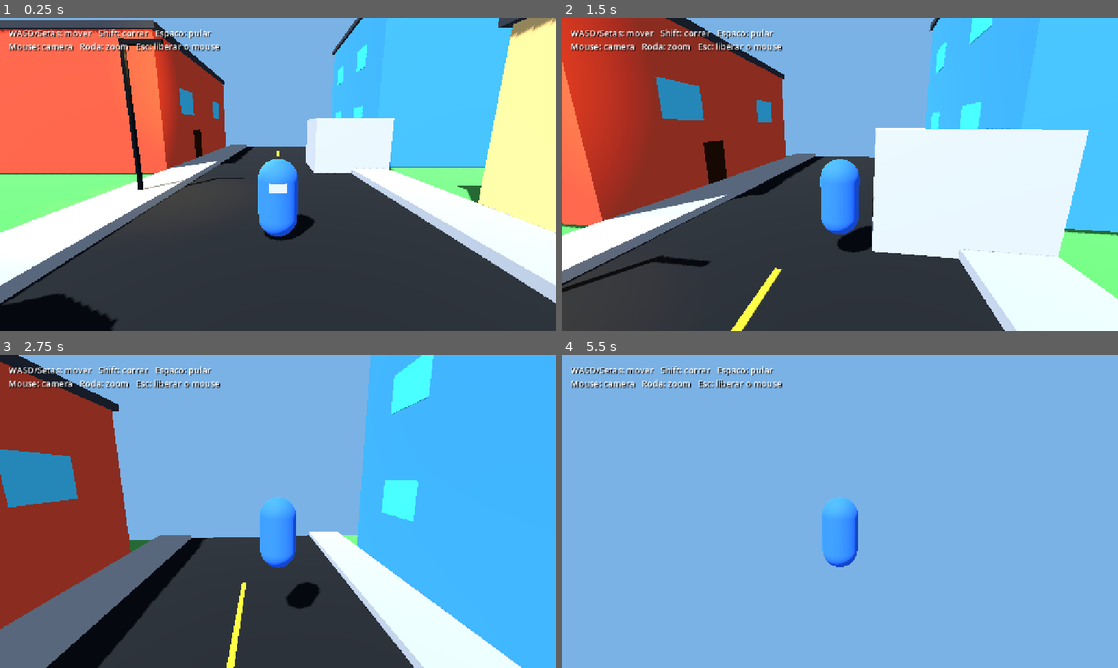
Above: before the commit, frames 1-4 (two rows, left to right).
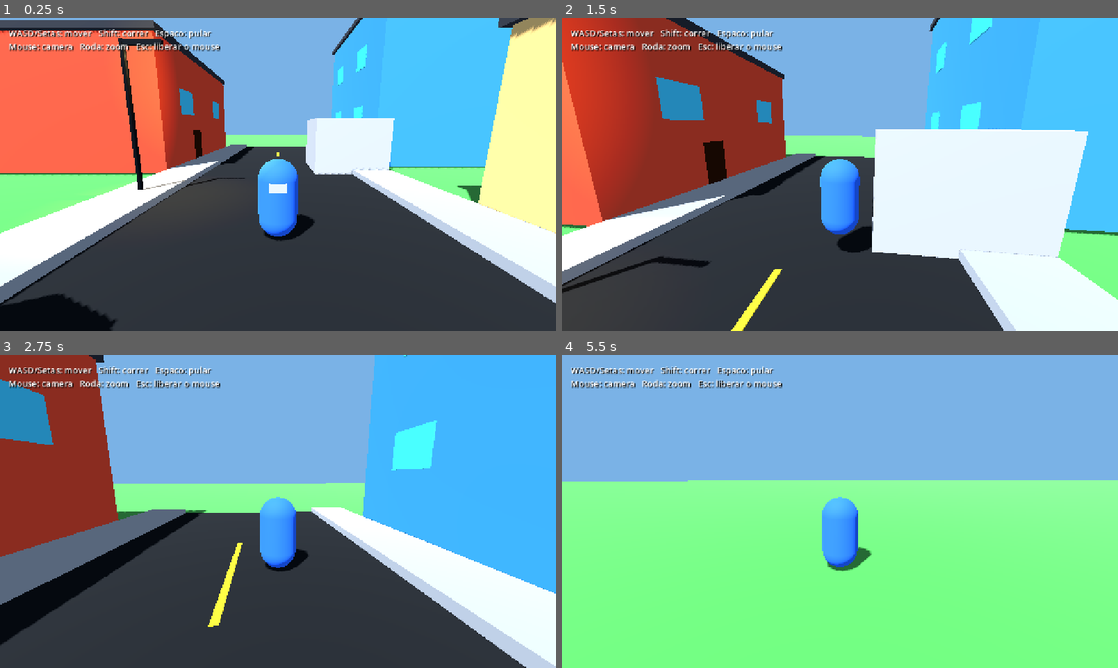
Above: after the commit, the same moments.

Repository: Rafium-MS/malandragem
Game: Godot game, scene res://scenes/main.tscn
The game is run twice, just before and just after one commit, with the same random seed, the same clock (stepped at 60 frames per second) and the same inputs.
Inputs (mouse positions are in pixels of both pictures, inside the frame that each line leads up to):
- Up to frame 1 (0.25 s): no input
- Up to frame 2 (1.5 s): tap Enter at 0.5 s; move the mouse to (867, 174) at 0.52 s; hold Shift (sprint) 0.53-1.28 s; hold W (move_forward) from 0.53 s (still down); tap Space (jump) at 0.77 s; move the mouse to (812, 174) at 1.27 s; tap Shift (sprint) at 1.35 s
- Up to frame 3 (2.75 s): keep holding W (move_forward); tap Space (jump) at 1.52 s; move the mouse to (289, 505) at 2.02 s; hold Shift (sprint) from 2.03 s (still down)
- Up to frame 4 (5.5 s): keep holding W (move_forward); move the mouse to (834, 517) at 2.77 s; release Shift (sprint) at 2.78 s; tap Shift (sprint) at 2.85, 4.35 s; tap Space (jump) at 3.02, 3.77, 4.52 s; move the mouse to (878, 514) at 3.52 s; hold Shift (sprint) 3.53-4.28 s; move the mouse to (795, 508) at 4.27 s; move the mouse to (845, 511) at 5.02 s; hold Shift (sprint) from 5.03 s (still down)

The runs differ from the first frame. In frame 1, 1.1% of the frame differs, in the area x 0-100%, y 0-92%; in frame 2, 1.6%; in frame 3, 40%; in frame 4, 59%, in the area x 0-100%, y 40-100%.

Commit message:
feat: expandir cidade com cruzamento modular

Diff:
--- a/scenes/main.tscn
+++ b/scenes/main.tscn
@@ -1,7 +1,7 @@
 [gd_scene load_steps=9 format=3]
 
 [ext_resource type="PackedScene" path="res://scenes/player/player.tscn" id="1_player"]
-[ext_resource type="PackedScene" path="res://scenes/world/quarter_block.tscn" id="2_block"]
+[ext_resource type="PackedScene" path="res://scenes/world/city_map.tscn" id="2_city"]
 
 [sub_resource type="Environment" id="Environment_main"]
 background_mode = 1
@@ -12,10 +12,10 @@
 tonemap_mode = 2
 
 [sub_resource type="BoxShape3D" id="BoxShape_ground"]
-size = Vector3(40, 0.2, 40)
+size = Vector3(140, 0.2, 140)
 
 [sub_resource type="BoxMesh" id="BoxMesh_ground"]
-size = Vector3(40, 0.2, 40)
+size = Vector3(140, 0.2, 140)
 
 [sub_resource type="StandardMaterial3D" id="Material_ground"]
 albedo_color = Color(0.24, 0.5, 0.24, 1)
@@ -60,7 +60,7 @@
 [node name="Player" parent="." instance=ExtResource("1_player")]
 position = Vector3(0, 0.1, 4)
 
-[node name="QuarterBlock" parent="." instance=ExtResource("2_block")]
+[node name="CityMap" parent="." instance=ExtResource("2_city")]
 
 [node name="Instructions" type="Label" parent="."]
 offset_left = 20.0
--- /dev/null
+++ b/scenes/world/city_map.tscn
@@ -0,0 +1,23 @@
+[gd_scene load_steps=3 format=3]
+
+[ext_resource type="PackedScene" path="res://scenes/world/quarter_block.tscn" id="1_block"]
+[ext_resource type="PackedScene" path="res://scenes/world/intersection.tscn" id="2_intersection"]
+
+[node name="CityMap" type="Node3D"]
+
+[node name="SouthBlock" parent="." instance=ExtResource("1_block")]
+
+[node name="Intersection" parent="." instance=ExtResource("2_intersection")]
+position = Vector3(0, 0, 20)
+
+[node name="NorthBlock" parent="." instance=ExtResource("1_block")]
+position = Vector3(0, 0, 40)
+rotation_degrees = Vector3(0, 180, 0)
+
+[node name="WestBlock" parent="." instance=ExtResource("1_block")]
+position = Vector3(-40, 0, 20)
+rotation_degrees = Vector3(0, 90, 0)
+
+[node name="EastBlock" parent="." instance=ExtResource("1_block")]
+position = Vector3(40, 0, 20)
+rotation_degrees = Vector3(0, -90, 0)
--- /dev/null
+++ b/scenes/world/intersection.tscn
@@ -0,0 +1,287 @@
+[gd_scene load_steps=11 format=3]
+
+[sub_resource type="BoxMesh" id="Mesh_cube"]
+size = Vector3(1, 1, 1)
+
+[sub_resource type="BoxShape3D" id="Shape_cube"]
+size = Vector3(1, 1, 1)
+
+[sub_resource type="CylinderMesh" id="Mesh_cylinder"]
+top_radius = 0.5
+bottom_radius = 0.5
+height = 1.0
+radial_segments = 8
+
+[sub_resource type="CylinderShape3D" id="Shape_cylinder"]
+radius = 0.5
+height = 1.0
+
+[sub_resource type="StandardMaterial3D" id="Mat_asphalt"]
+albedo_color = Color(0.075, 0.085, 0.095, 1)
+roughness = 0.95
+
+[sub_resource type="StandardMaterial3D" id="Mat_sidewalk"]
+albedo_color = Color(0.48, 0.49, 0.5, 1)
+roughness = 1.0
+
+[sub_resource type="StandardMaterial3D" id="Mat_white"]
+albedo_color = Color(0.92, 0.92, 0.86, 1)
+roughness = 0.8
+
+[sub_resource type="StandardMaterial3D" id="Mat_metal"]
+albedo_color = Color(0.09, 0.11, 0.13, 1)
+metallic = 0.65
+roughness = 0.5
+
+[sub_resource type="StandardMaterial3D" id="Mat_red"]
+albedo_color = Color(0.9, 0.04, 0.025, 1)
+emission_enabled = true
+emission = Color(0.75, 0.015, 0.005, 1)
+emission_energy_multiplier = 2.0
+
+[sub_resource type="StandardMaterial3D" id="Mat_green"]
+albedo_color = Color(0.03, 0.75, 0.16, 1)
+
+[node name="Intersection" type="Node3D"]
+
+[node name="RoadVertical" type="StaticBody3D" parent="."]
+
+[node name="Mesh" type="MeshInstance3D" parent="RoadVertical"]
+position = Vector3(0, 0.03, 0)
+scale = Vector3(8, 0.06, 40)
+mesh = SubResource("Mesh_cube")
+material_override = SubResource("Mat_asphalt")
+
+[node name="Collision" type="CollisionShape3D" parent="RoadVertical"]
+position = Vector3(0, 0.03, 0)
+scale = Vector3(8, 0.06, 40)
+shape = SubResource("Shape_cube")
+
+[node name="RoadHorizontal" type="StaticBody3D" parent="."]
+
+[node name="Mesh" type="MeshInstance3D" parent="RoadHorizontal"]
+position = Vector3(0, 0.03, 0)
+scale = Vector3(40, 0.06, 8)
+mesh = SubResource("Mesh_cube")
+material_override = SubResource("Mat_asphalt")
+
+[node name="Collision" type="CollisionShape3D" parent="RoadHorizontal"]
+position = Vector3(0, 0.03, 0)
+scale = Vector3(40, 0.06, 8)
+shape = SubResource("Shape_cube")
+
+[node name="CornerNW" type="StaticBody3D" parent="."]
+
+[node name="Mesh" type="MeshInstance3D" parent="CornerNW"]
+position = Vector3(-5, 0.15, -5)
+scale = Vector3(2, 0.3, 2)
+mesh = SubResource("Mesh_cube")
+material_override = SubResource("Mat_sidewalk")
+
+[node name="Collision" type="CollisionShape3D" parent="CornerNW"]
+position = Vector3(-5, 0.15, -5)
+scale = Vector3(2, 0.3, 2)
+shape = SubResource("Shape_cube")
+
+[node name="CornerNE" type="StaticBody3D" parent="."]
+
+[node name="Mesh" type="MeshInstance3D" parent="CornerNE"]
+position = Vector3(5, 0.15, -5)
+scale = Vector3(2, 0.3, 2)
+mesh = SubResource("Mesh_cube")
+material_override = SubResource("Mat_sidewalk")
+
+[node name="Collision" type="CollisionShape3D" parent="CornerNE"]
+position = Vector3(5, 0.15, -5)
+scale = Vector3(2, 0.3, 2)
+shape = SubResource("Shape_cube")
+
+[node name="CornerSW" type="StaticBody3D" parent="."]
+
+[node name="Mesh" type="MeshInstance3D" parent="CornerSW"]
+position = Vector3(-5, 0.15, 5)
+scale = Vector3(2, 0.3, 2)
+mesh = SubResource("Mesh_cube")
+material_override = SubResource("Mat_sidewalk")
+
+[node name="Collision" type="CollisionShape3D" parent="CornerSW"]
+position = Vector3(-5, 0.15, 5)
+scale = Vector3(2, 0.3, 2)
+shape = SubResource("Shape_cube")
+
+[node name="CornerSE" type="StaticBody3D" parent="."]
+
+[node name="Mesh" type="MeshInstance3D" parent="CornerSE"]
+position = Vector3(5, 0.15, 5)
+scale = Vector3(2, 0.3, 2)
+mesh = SubResource("Mesh_cube")
+material_override = SubResource("Mat_sidewalk")
+
+[node name="Collision" type="CollisionShape3D" parent="CornerSE"]
+position = Vector3(5, 0.15, 5)
+scale = Vector3(2, 0.3, 2)
+shape = SubResource("Shape_cube")
+
+[node name="CrosswalkNorth" type="Node3D" parent="."]
+position = Vector3(0, 0.075, -5.7)
+
+[node name="Stripe1" type="MeshInstance3D" parent="CrosswalkNorth"]
+position = Vector3(-3, 0, 0)
+scale = Vector3(0.65, 0.025, 2.5)
+mesh = SubResource("Mesh_cube")
+material_override = SubResource("Mat_white")
+
+[node name="Stripe2" type="MeshInstance3D" parent="CrosswalkNorth"]
+position = Vector3(-1, 0, 0)
+scale = Vector3(0.65, 0.025, 2.5)
+mesh = SubResource("Mesh_cube")
+material_override = SubResource("Mat_white")
+
+[node name="Stripe3" type="MeshInstance3D" parent="CrosswalkNorth"]
+position = Vector3(1, 0, 0)
+scale = Vector3(0.65, 0.025, 2.5)
+mesh = SubResource("Mesh_cube")
+material_override = SubResource("Mat_white")
+
+[node name="Stripe4" type="MeshInstance3D" parent="CrosswalkNorth"]
+position = Vector3(3, 0, 0)
+scale = Vector3(0.65, 0.025, 2.5)
+mesh = SubResource("Mesh_cube")
+material_override = SubResource("Mat_white")
+
+[node name="CrosswalkSouthStripe1" type="MeshInstance3D" parent="."]
+position = Vector3(-3, 0.075, 5.7)
+scale = Vector3(0.65, 0.025, 2.5)
+mesh = SubResource("Mesh_cube")
+material_override = SubResource("Mat_white")
+
+[node name="CrosswalkSouthStripe2" type="MeshInstance3D" parent="."]
+position = Vector3(-1, 0.075, 5.7)
+scale = Vector3(0.65, 0.025, 2.5)
+mesh = SubResource("Mesh_cube")
+material_override = SubResource("Mat_white")
+
+[node name="CrosswalkSouthStripe3" type="MeshInstance3D" parent="."]
+position = Vector3(1, 0.075, 5.7)
+scale = Vector3(0.65, 0.025, 2.5)
+mesh = SubResource("Mesh_cube")
+material_override = SubResource("Mat_white")
+
+[node name="CrosswalkSouthStripe4" type="MeshInstance3D" parent="."]
+position = Vector3(3, 0.075, 5.7)
+scale = Vector3(0.65, 0.025, 2.5)
+mesh = SubResource("Mesh_cube")
+material_override = SubResource("Mat_white")
+
+[node name="CrosswalkWestStripe1" type="MeshInstance3D" parent="."]
+position = Vector3(-5.7, 0.075, -3)
+scale = Vector3(2.5, 0.025, 0.65)
+mesh = SubResource("Mesh_cube")
+material_override = SubResource("Mat_white")
+
+[node name="CrosswalkWestStripe2" type="MeshInstance3D" parent="."]
+position = Vector3(-5.7, 0.075, -1)
+scale = Vector3(2.5, 0.025, 0.65)
+mesh = SubResource("Mesh_cube")
+material_override = SubResource("Mat_white")
+
+[node name="CrosswalkWestStripe3" type="MeshInstance3D" parent="."]
+position = Vector3(-5.7, 0.075, 1)
+scale = Vector3(2.5, 0.025, 0.65)
+mesh = SubResource("Mesh_cube")
+material_override = SubResource("Mat_white")
+
+[node name="CrosswalkWestStripe4" type="MeshInstance3D" parent="."]
+position = Vector3(-5.7, 0.075, 3)
+scale = Vector3(2.5, 0.025, 0.65)
+mesh = SubResource("Mesh_cube")
+material_override = SubResource("Mat_white")
+
+[node name="CrosswalkEastStripe1" type="MeshInstance3D" parent="."]
+position = Vector3(5.7, 0.075, -3)
+scale = Vector3(2.5, 0.025, 0.65)
+mesh = SubResource("Mesh_cube")
+material_override = SubResource("Mat_white")
+
+[node name="CrosswalkEastStripe2" type="MeshInstance3D" parent="."]
+position = Vector3(5.7, 0.075, -1)
+scale = Vector3(2.5, 0.025, 0.65)
+mesh = SubResource("Mesh_cube")
+material_override = SubResource("Mat_white")
+
+[node name="CrosswalkEastStripe3" type="MeshInstance3D" parent="."]
+position = Vector3(5.7, 0.075, 1)
+scale = Vector3(2.5, 0.025, 0.65)
+mesh = SubResource("Mesh_cube")
+material_override = SubResource("Mat_white")
+
+[node name="CrosswalkEastStripe4" type="MeshInstance3D" parent="."]
+position = Vector3(5.7, 0.075, 3)
+scale = Vector3(2.5, 0.025, 0.65)
+mesh = SubResource("Mesh_cube")
+material_override = SubResource("Mat_white")
+
+[node name="TrafficLightNW" type="StaticBody3D" parent="."]
+position = Vector3(-5, 0.3, -5)
+
+[node name="Pole" type="MeshInstance3D" parent="TrafficLightNW"]
+position = Vector3(0, 2.2, 0)
+scale = Vector3(0.18, 4.4, 0.18)
+mesh = SubResource("Mesh_cylinder")
+material_override = SubResource("Mat_metal")
+
+[node name="Collision" type="CollisionShape3D" parent="TrafficLightNW"]
+position = Vector3(0, 2.2, 0)
+scale = Vector3(0.18, 4.4, 0.18)
+shape = SubResource("Shape_cylinder")
+
+[node name="SignalBox" type="MeshInstance3D" parent="TrafficLightNW"]
+position = Vector3(0, 4.25, 0)
+scale = Vector3(0.65, 1.15, 0.55)
+mesh = SubResource("Mesh_cube")
+material_override = SubResource("Mat_metal")
+
+[node name="RedLight" type="MeshInstance3D" parent="TrafficLightNW"]
+position = Vector3(0, 4.52, 0.29)
+scale = Vector3(0.32, 0.32, 0.08)
+mesh = SubResource("Mesh_cube")
+material_override = SubResource("Mat_red")
+
+[node name="GreenLight" type="MeshInstance3D" parent="TrafficLightNW"]
+position = Vector3(0, 4.02, 0.29)
+scale = Vector3(0.32, 0.32, 0.08)
+mesh = SubResource("Mesh_cube")
+material_override = SubResource("Mat_green")
+
+[node name="TrafficLightSE" type="StaticBody3D" parent="."]
+position = Vector3(5, 0.3, 5)
+rotation_degrees = Vector3(0, 180, 0)
+
+[node name="Pole" type="MeshInstance3D" parent="TrafficLightSE"]
+position = Vector3(0, 2.2, 0)
+scale = Vector3(0.18, 4.4, 0.18)
+mesh = SubResource("Mesh_cylinder")
+material_override = SubResource("Mat_metal")
+
+[node name="Collision" type="CollisionShape3D" parent="TrafficLightSE"]
+position = Vector3(0, 2.2, 0)
+scale = Vector3(0.18, 4.4, 0.18)
+shape = SubResource("Shape_cylinder")
+
+[node name="SignalBox" type="MeshInstance3D" parent="TrafficLightSE"]
+position = Vector3(0, 4.25, 0)
+scale = Vector3(0.65, 1.15, 0.55)
+mesh = SubResource("Mesh_cube")
+material_override = SubResource("Mat_metal")
+
+[node name="RedLight" type="MeshInstance3D" parent="TrafficLightSE"]
+position = Vector3(0, 4.52, 0.29)
+scale = Vector3(0.32, 0.32, 0.08)
+mesh = SubResource("Mesh_cube")
+material_override = SubResource("Mat_red")
+
+[node name="GreenLight" type="MeshInstance3D" parent="TrafficLightSE"]
+position = Vector3(0, 4.02, 0.29)
+scale = Vector3(0.32, 0.32, 0.08)
+mesh = SubResource("Mesh_cube")
+material_override = SubResource("Mat_green")
Not shown, changed: README.md
